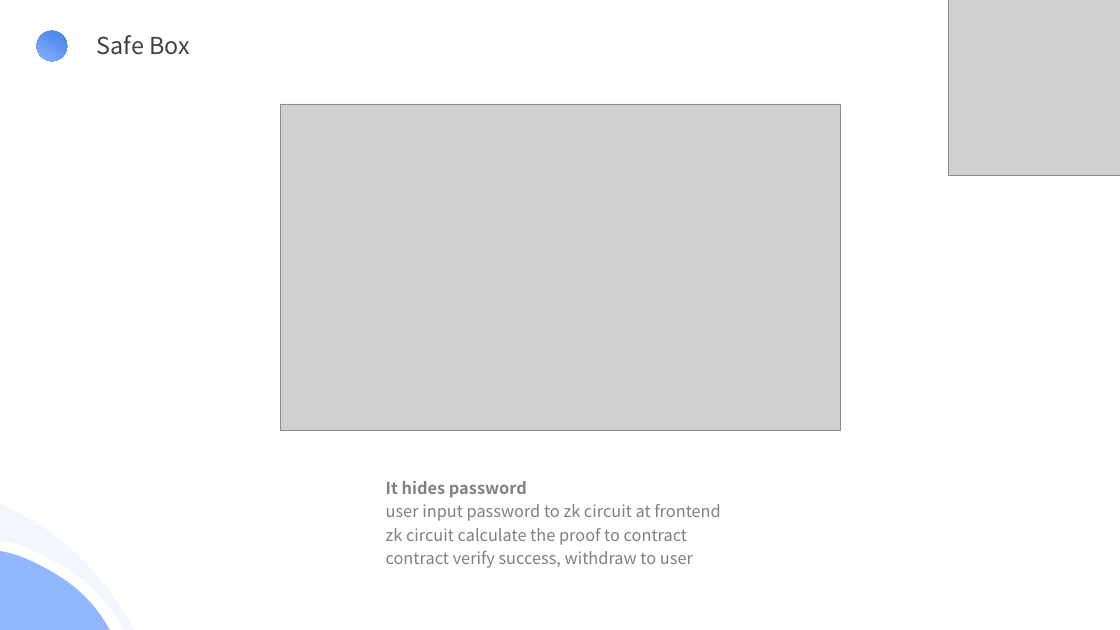
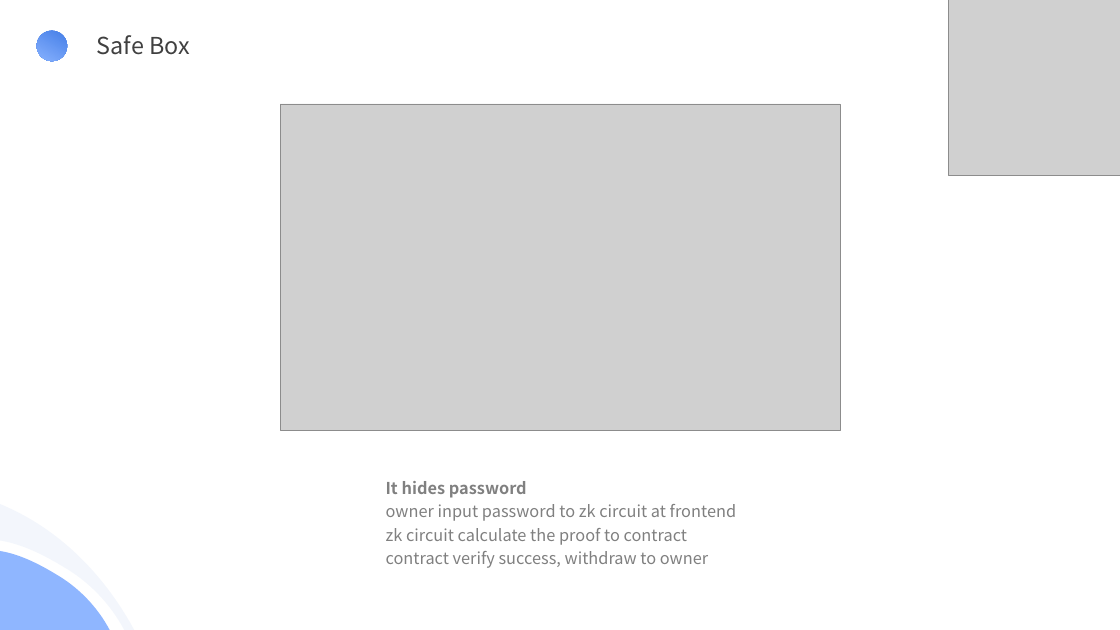
Before and after one commit to busyapedao/zkpayroll-contract, a slide deck: slide 6 of doc/zkpayroll.pptx. Drawn at 1120x630 pixels with LibreOffice and Linux fonts; fonts in the diff are those of the drawing; grey boxes stand for pictures. Boxes give left, top, right and bottom in pixels: in the first picture for what was removed or moved away, otherwise in the second. Text is boxed around its words. In the diff, an @@ line names an element or a change of style, - is before the commit and + after.

```diff
--- a/doc/zkpayroll.pptx
+++ b/doc/zkpayroll.pptx
@@ text at <box>386,504,736,521</box>: text changed @@
-user input password to zk circuit at frontend
+owner input password to zk circuit at frontend
@@ text at <box>386,551,708,568</box>: text changed @@
-contract verify success, withdraw to user
+contract verify success, withdraw to owner
```
Also in this commit, not shown: 7 other slides changed, 2 other files.
